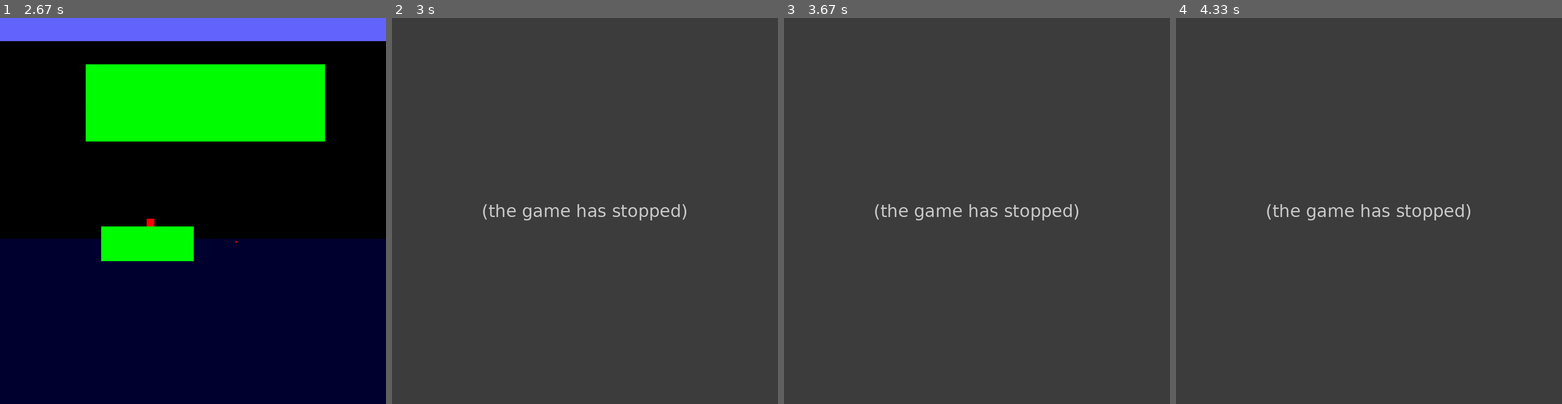
Above: before the commit, frames 1-4 (left to right).
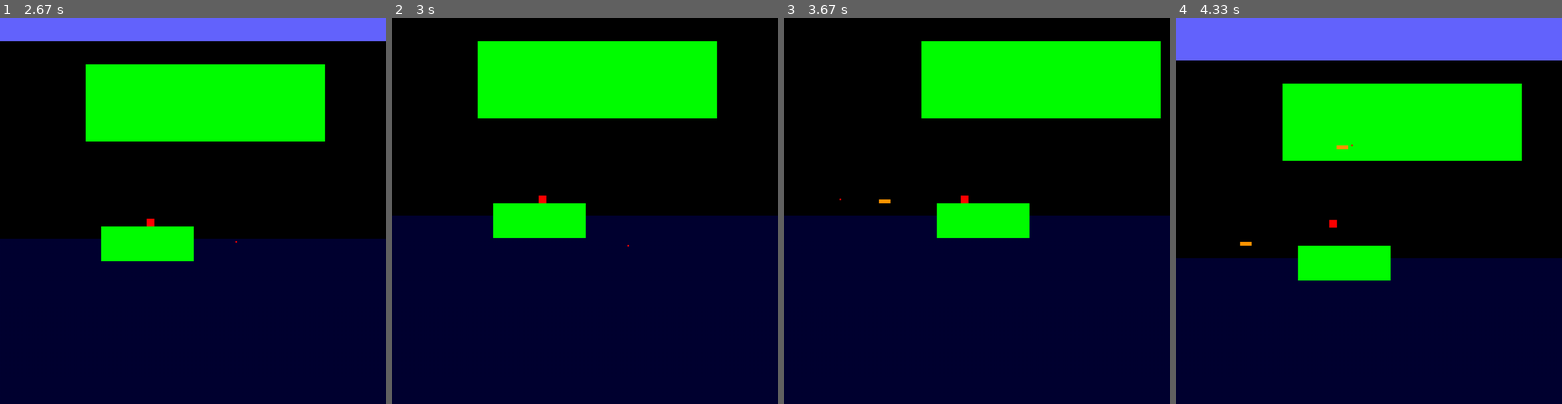
Above: after the commit, the same moments.

Repository: Jarten0/PygamePlus
Game: pygame game, started from main.py
The game is run twice, just before and just after one commit, with the same random seed, the same clock (stepped at 60 frames per second) and the same inputs.
Inputs (mouse positions are in pixels of both pictures, inside the frame that each line leads up to):
- Up to frame 1 (2.67 s): hold Right 0.33-0.8 s; move the mouse to (177, 226) at 0.37 s; click (193, 238) at 0.88 s; hold Up 1.17-1.47 s; hold W 1.17-1.47 s; click (100, 214) at 1.25 s; hold Right 1.5-1.97 s; hold D 1.5-1.97 s; click (73, 153) at 1.58 s; hold Left 2-2.53 s; hold A 2-2.53 s; click (250, 75) at 2.08 s; hold Down from 2.57 s (still down); hold S from 2.57 s (still down); click (239, 245) at 2.65 s
- Up to frame 2 (3 s): release Down at 2.87 s; release S at 2.87 s; tap 4 at 2.9 s
- Up to frame 3 (3.67 s): hold Left 3.23-3.63 s; hold A 3.23-3.63 s; click (838, 199) at 3.32 s
- Up to frame 4 (4.33 s): hold Up 3.67-4.03 s; hold W 3.67-4.03 s; click (1372, 253) at 3.75 s; hold Right from 4.07 s (still down); hold D from 4.07 s (still down); click (1357, 145) at 4.15 s; tap K at 4.22 s

Frame 1 is identical in both runs. In frame 2, 100% of the frame differs, in the area x 0-100%, y 0-100%; in frame 3, 100%; in frame 4, 100%.
Error before the commit: KeyError: 4 (dev.py line 53); the game stopped at 2.9 s (later frames are placeholders)

Commit message:
built small level
also started to fix bounce blocks
cutscenes might be implemented later today
might

Diff:
--- a/dev.py
+++ b/dev.py
@@ -58,6 +58,9 @@
         if not platform.placeprop[select]["yl"] == False:
             LTempy = platform.placeprop[select]["yl"] + STempy
 
+    if platform.placeprop[select]["#object"]:
+        STempx = mouseposx
+        STempy = mouseposy
 
     print(platform.platcolors[select], STempx, STempy, LTempx - STempx, LTempy - STempy)
     return (platform.platcolors[select], STempx, STempy, LTempx - STempx, LTempy - STempy)
--- a/main.py
+++ b/main.py
@@ -248,7 +248,9 @@
                         if not platform.placeprop[select]["yl"] == False:
                             tempy2 = platform.placeprop[select]["yl"]
                             tempy = 0
-                    if not abs(tempx2 - tempx) == 0 and not abs(tempy2 - tempy) == 0:
+                    if platform.placeprop[select]["#object"]:
+                        level.plat[platform.NextID(level.plat)] = platform.create(mouseposx, mouseposy, tempx2, tempy2, select)
+                    elif not abs(tempx2 - tempx) == 0 and not abs(tempy2 - tempy) == 0:
                         level.plat[platform.NextID(level.plat)] = platform.create(xstate, ystate, abs(tempx2 - tempx), abs(tempy2 - tempy), select)
                     placestage = 0
                 mousedown = True
--- a/platforms.py
+++ b/platforms.py
@@ -13,17 +13,26 @@
 
 placeprop = {
     0: {
-        "#HasPlaceReq": False},
+        "#HasPlaceReq": False,
+        "#object": False,},
     1: {
-        "#HasPlaceReq": False},
+        "#HasPlaceReq": False,
+        "#object": False,},
     2: {
         "#HasPlaceReq": True,
         "xl": False,
-        "yl": 7},
+        "yl": 7,
+        "#object": False,},
     3: {
         "#HasPlaceReq": True,
         "xl": False,
-        "yl": False},
+        "yl": False,
+        "#object": False,},
+    4: {
+        "#HasPlaceReq": True,
+        "xl": 30,
+        "yl": 10,
+        "#object": True},
 }
 
 #Finds next available ID for platform listing, so that when a platform gets
Binary file changed: Save Data/platform info.dat
